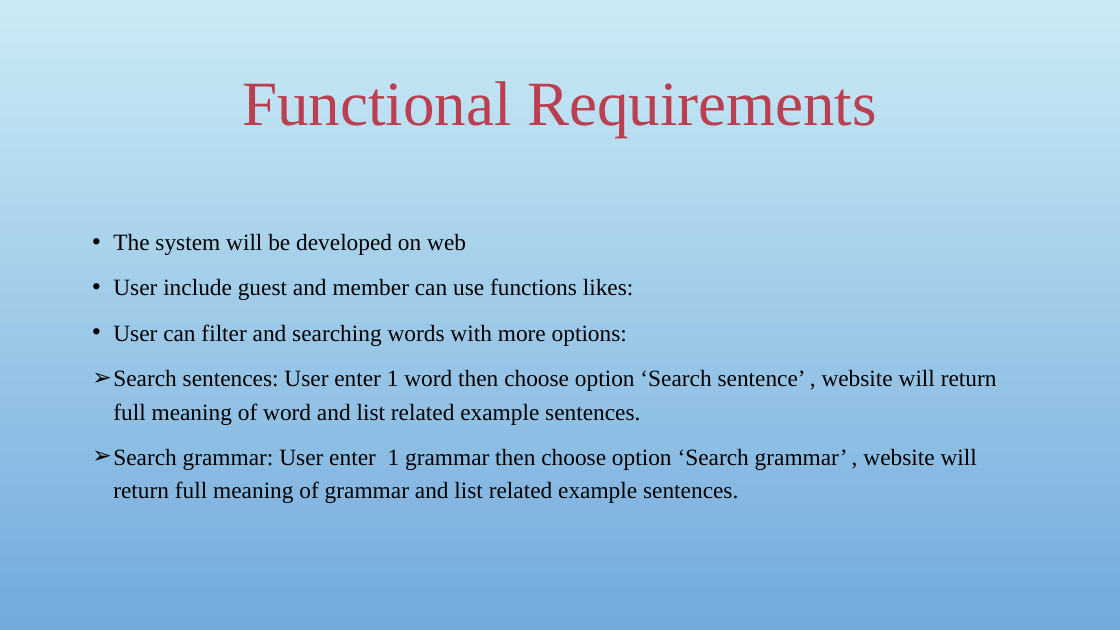
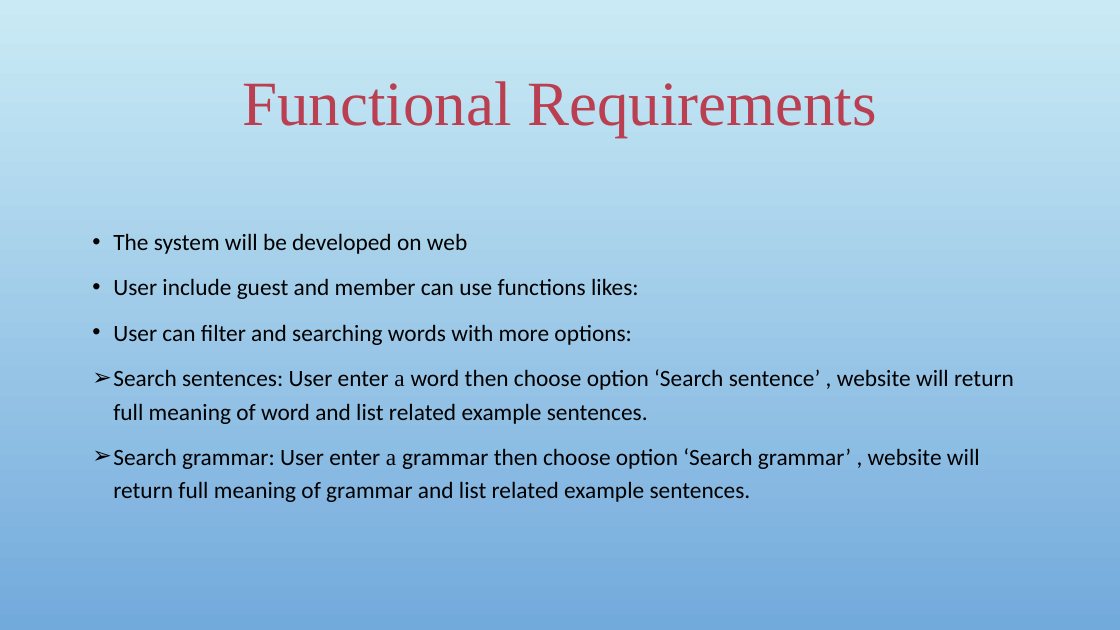
Before and after one commit to sangnvus/japanesedictionary, a slide deck: slide 10 of WIP/Documents/Report 1/UJD_VN_Examination_v1.0_EN/UJD_VN_ProjectOverview_v1.0.pptx. Drawn at 1120x630 pixels with LibreOffice and Linux fonts; fonts in the diff are those of the drawing; background and template pictures are left out. Boxes give left, top, right and bottom in pixels: in the first picture for what was removed or moved away, otherwise in the second. Text is boxed around its words. In the diff, an @@ line names an element or a change of style, - is before the commit and + after.

```diff
--- a/WIP/Documents/Report 1/UJD_VN_Examination_v1.0_EN/UJD_VN_ProjectOverview_v1.0.pptx
+++ b/WIP/Documents/Report 1/UJD_VN_Examination_v1.0_EN/UJD_VN_ProjectOverview_v1.0.pptx
@@ text at box(113, 233, 639, 345): font Times New Roman to Calibri in "The system will be developed on web", "User include guest and member can use ...", "User can filter and searching words with ..." @@
@@ text at box(113, 369, 1014, 502): text changed; font Times New Roman to Calibri @@
-➢ Search sentences: User enter 1 word then choose option ‘Search sentence’ , website will return full meaning of word and list related example sentences.
-➢ Search grammar: User enter 1 grammar then choose option ‘Search grammar’ , website will return full meaning of grammar and list related example sentences.
+➢ Search sentences: User enter a word then choose option ‘Search sentence’ , website will return full meaning of word and list related example sentences.
+➢ Search grammar: User enter a grammar then choose option ‘Search grammar’ , website will return full meaning of grammar and list related example sentences.
```
Also in this commit, not shown: 4 other slides changed.
